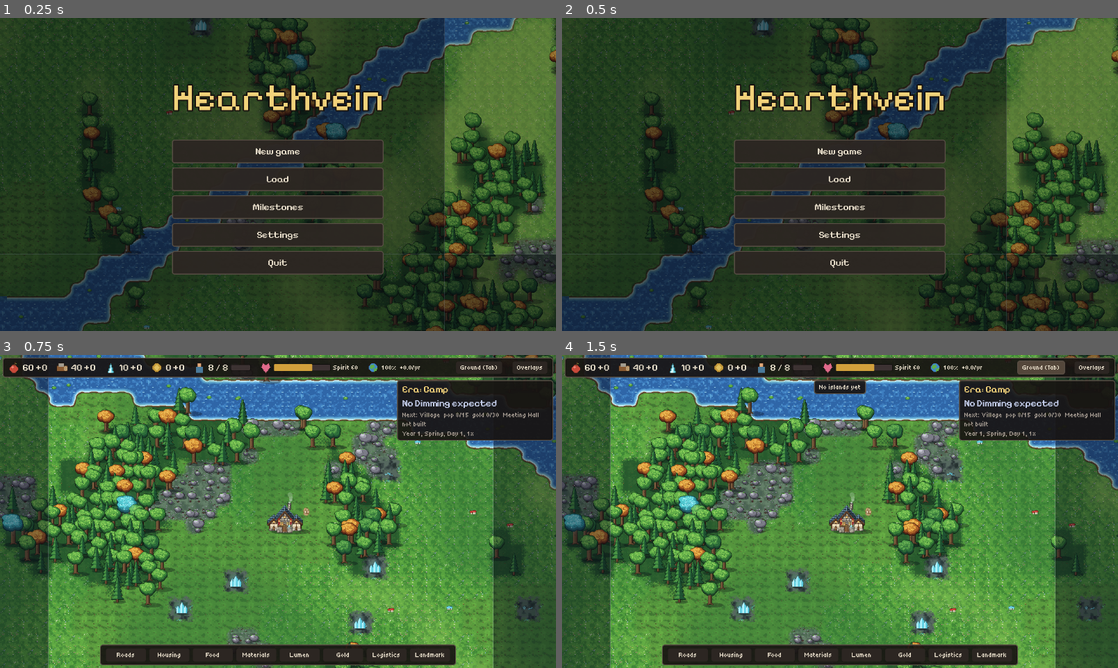
Above: before the commit, frames 1-4 (two rows, left to right).
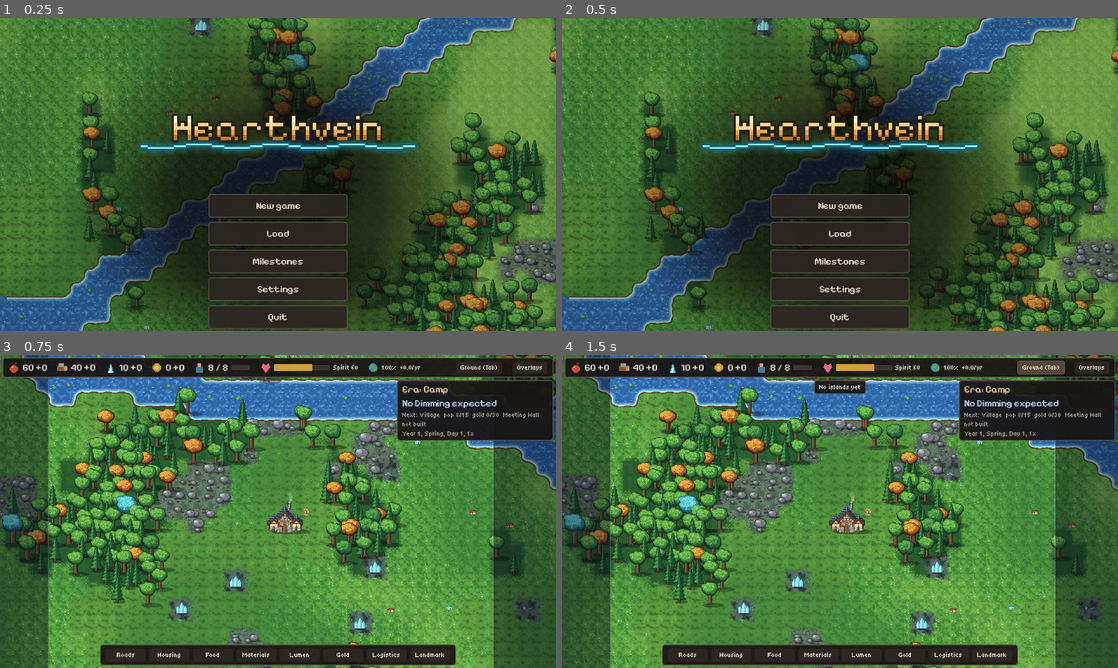
Above: after the commit, the same moments.

Repository: LastNyx/hearthvein
Game: Godot game, scene res://ui/main.tscn
The game is run twice, just before and just after one commit, with the same random seed, the same clock (stepped at 60 frames per second) and the same inputs.
Inputs:
- Up to frame 1 (0.25 s): no input
- Up to frame 2 (0.5 s): no input
- Up to frame 3 (0.75 s): click "New game" at 0.5 s
- Up to frame 4 (1.5 s): click "Ground (Tab)" at 1.25 s

The runs differ from the first frame. In frame 1, 61% of the frame differs, in the area x 0-100%, y 0-100%; in frame 2, 61%; in frame 3, nothing differs; in frame 4, nothing differs.

Commit message:
Title logo art and backdrop polish (78-title-logo-art.md)

Diff:
--- a/assets/art_manifest.json
+++ b/assets/art_manifest.json
@@ -1962,6 +1962,15 @@
   "planet": "ui/icon_planet.png",
   "pop": "ui/icon_pop.png",
   "spirit": "ui/icon_spirit.png"
+ },
+ "logo": {
+  "chunk": 4,
+  "file": "ui/logo.png",
+  "file_2x": "ui/logo@2x.png",
+  "size": [
+   648,
+   216
+  ]
  },
  "overlay_cols": 8,
  "overlay_index": [
--- a/render/map_view.gd
+++ b/render/map_view.gd
@@ -55,6 +55,12 @@
 var _shade_image: Image
 var _shade_dirty := false
 var _overlay: RegionOverlay
+## False hides the region tint, borders and reward markers (the title backdrop); set before or after setup().
+var show_regions := true:
+	set(v):
+		show_regions = v
+		if _overlay != null:
+			_overlay.visible = v
 ## Optional Callable(tile) -> bool: true where roads or a building cover the tile (PlacementView sets it), so props
 ## re-added by refresh_tile stay hidden there.
 var prop_blocked: Callable = Callable()
@@ -145,6 +151,7 @@
 	_shade.texture = ImageTexture.create_from_image(_shade_image)
 	_overlay = RegionOverlay.new()
 	_overlay.map = map
+	_overlay.visible = show_regions
 	add_child(_overlay)
 
 
--- a/test/test_main_states.gd
+++ b/test/test_main_states.gd
@@ -111,3 +111,20 @@
 	await wait_process_frames(1)
 	assert_eq(main.settlement.map.seed_used, 42)
 	assert_true((main.settlement.get_system(CampaignSystem) as CampaignSystem).endless_start)
+
+
+## Ticket 78: the title shows the logo art (nearest filter, buttons stay column width) over a backdrop without region tint.
+func test_title_logo_art_and_backdrop_without_region_tint() -> void:
+	var main := _main()
+	await wait_process_frames(3)
+	var logo := main.get_node("TitleScreen").find_child("Logo", true, false) as TextureRect
+	assert_true(logo is TextureRect)
+	assert_eq(logo.texture, ArtLibrary.texture(ArtLibrary.manifest()["logo"]["file"]))
+	assert_eq(logo.texture_filter, CanvasItem.TEXTURE_FILTER_NEAREST)
+	assert_true(ArtLibrary.manifest()["logo"]["file_2x"] != "")
+	assert_lt(_button(main, "NewGame").size.x, 400.0)
+	assert_false(main.map_view.show_regions)
+	assert_false(main.map_view.get_children().filter(func(n: Node) -> bool: return n is MapView.RegionOverlay)[0].visible)
+	main.start_new_game()
+	await wait_process_frames(2)
+	assert_true(main.map_view.show_regions)
--- a/ui/main.gd
+++ b/ui/main.gd
@@ -122,6 +122,7 @@
 	map_view = MapView.new()
 	map_view.name = "MapView"
 	_add_title(map_view)
+	map_view.show_regions = false
 	map_view.setup(MapGen.generate(randi(), registry))
 	var cam := Camera2D.new()
 	cam.name = "Camera"
--- a/ui/title_screen.gd
+++ b/ui/title_screen.gd
@@ -1,6 +1,6 @@
 class_name TitleScreen
 extends CanvasLayer
-## The title screen (ticket 77, D56): a placeholder logo label and the main menu buttons over the backdrop map Main
+## The title screen (ticket 77, D56): the logo art (assets/ui/logo.png) and the main menu buttons over the backdrop map Main
 ## draws. Only emits signals; ui/main.gd decides what each button does. Continue is hidden when there is no save.
 
 signal continue_pressed
@@ -10,15 +10,13 @@
 signal settings_pressed
 signal quit_pressed
 
-const LOGO_TEXT := "Hearthvein"  # placeholder, ticket 78 swaps in the art
-
 var continue_button: Button
 
 
 func setup(has_save: bool) -> void:
 	layer = 20
 	var shade := ColorRect.new()
-	shade.color = Color(0, 0, 0, 0.35)
+	shade.color = Color(0, 0, 0, 0.2)
 	shade.mouse_filter = Control.MOUSE_FILTER_IGNORE
 	add_child(shade)
 	shade.set_anchors_and_offsets_preset(Control.PRESET_FULL_RECT)
@@ -26,19 +24,19 @@
 	center.mouse_filter = Control.MOUSE_FILTER_IGNORE
 	add_child(center)
 	center.set_anchors_and_offsets_preset(Control.PRESET_FULL_RECT)
+	center.add_child(_vignette())
 	var col := VBoxContainer.new()
 	col.add_theme_constant_override("separation", 10)
 	col.custom_minimum_size = Vector2(320, 0)
 	center.add_child(col)
-	var logo := Label.new()
+	var logo := TextureRect.new()
 	logo.name = "Logo"
-	logo.text = LOGO_TEXT
-	logo.horizontal_alignment = HORIZONTAL_ALIGNMENT_CENTER
-	logo.add_theme_font_override("font", Hud._pixel_font(Hud.FONT_PATH))
-	logo.add_theme_font_size_override("font_size", 88)
-	logo.add_theme_color_override("font_color", Hud.GOLD)
-	logo.add_theme_color_override("font_outline_color", Color(0.09, 0.07, 0.06))
-	logo.add_theme_constant_override("outline_size", 12)
+	logo.texture = ArtLibrary.texture(ArtLibrary.manifest()["logo"]["file"])
+	logo.texture_filter = CanvasItem.TEXTURE_FILTER_NEAREST
+	logo.expand_mode = TextureRect.EXPAND_IGNORE_SIZE  # the art is wider than the button column: centred, not stretched
+	logo.stretch_mode = TextureRect.STRETCH_KEEP_CENTERED
+	logo.custom_minimum_size = Vector2(0, logo.texture.get_height())
+	logo.mouse_filter = Control.MOUSE_FILTER_IGNORE
 	col.add_child(logo)
 	var gap := Control.new()
 	gap.custom_minimum_size = Vector2(0, 24)
@@ -51,6 +49,28 @@
 	_button(col, font, "Milestones", "Milestones", milestones_pressed)
 	_button(col, font, "Settings", "Settings", settings_pressed)
 	_button(col, font, "Quit", "Quit", quit_pressed)
+
+
+## A soft dark ellipse behind the logo and buttons so they do not sit on busy forest.
+func _vignette() -> TextureRect:
+	var g := Gradient.new()
+	g.offsets = PackedFloat32Array([0.0, 0.5, 1.0])
+	g.colors = PackedColorArray([Color(0.03, 0.02, 0.02, 0.78), Color(0.03, 0.02, 0.02, 0.7), Color(0.03, 0.02, 0.02, 0.0)])
+	var t := GradientTexture2D.new()
+	t.gradient = g
+	t.fill = GradientTexture2D.FILL_RADIAL
+	t.fill_from = Vector2(0.5, 0.5)
+	t.fill_to = Vector2(1.0, 0.5)
+	t.width = 256
+	t.height = 256
+	var r := TextureRect.new()
+	r.name = "Vignette"
+	r.texture = t
+	r.expand_mode = TextureRect.EXPAND_IGNORE_SIZE
+	r.stretch_mode = TextureRect.STRETCH_SCALE
+	r.custom_minimum_size = Vector2(980, 860)
+	r.mouse_filter = Control.MOUSE_FILTER_IGNORE
+	return r
 
 
 func _button(parent: Node, font: FontFile, text: String, id: String, sig: Signal) -> Button:
Binary file added: assets/ui/logo.png
Binary file added: assets/ui/logo@2x.png
